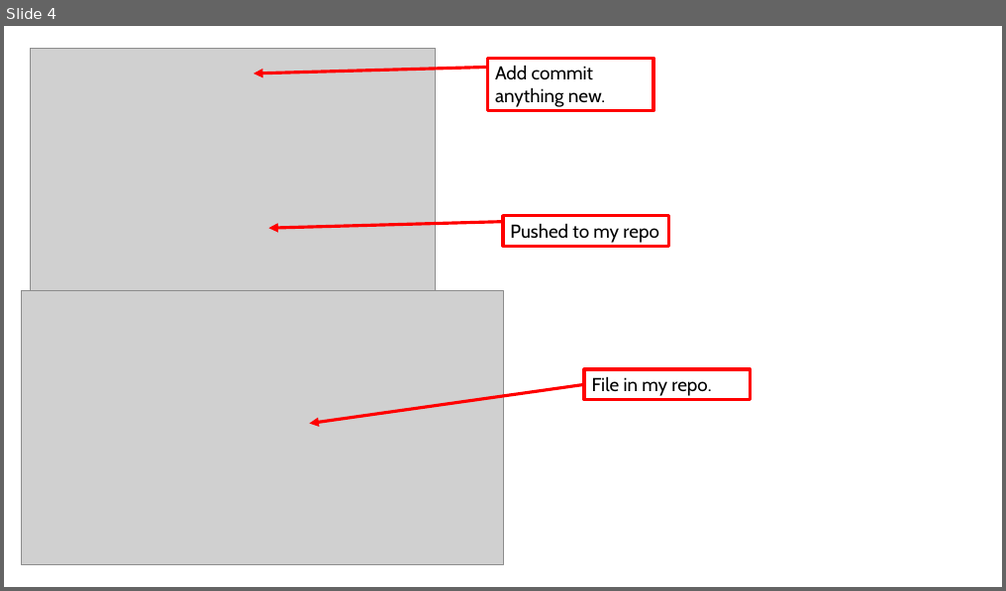
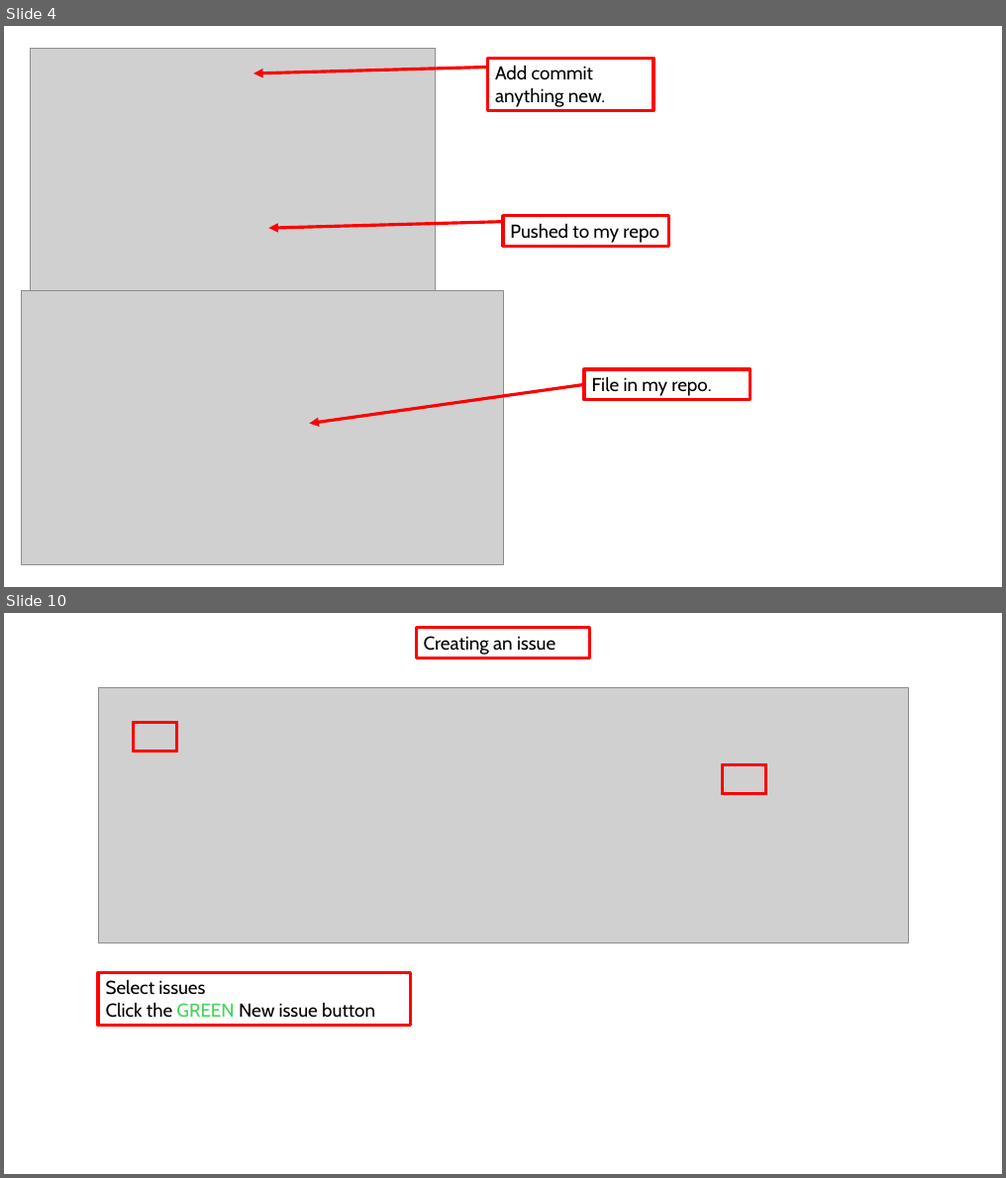
Before and after one commit to ratclst11/SDEV-143-Project, a slide deck: SDEV 143 Project PP.pptx. Shown one above the other, each under a label of ours: slide 4 before the commit, slides 4 and 10 after it; the slides between them are not shown. The pictures are 1006x591 and 1006x1178 pixels, drawn with LibreOffice and Linux fonts; fonts in the diff are those of the drawing; grey boxes stand for pictures. Boxes give left, top, right and bottom in pixels: in the first picture for what was removed or moved away, otherwise in the second. Text is boxed around its words. In the diff, an @@ line names an element or a change of style, - is before the commit and + after.

```diff
--- a/SDEV 143 Project PP.pptx
+++ b/SDEV 143 Project PP.pptx
@@ slide 10 added at (x1=4, y1=613, x2=1002, y2=1174), background #FFFFFF @@
@@ rectangle added at (x1=417, y1=627, x2=590, y2=658), outline #FF0000 3 pt, 18 pt, text #000000 @@
+Creating an issue
@@ picture added at (x1=98, y1=687, x2=908, y2=943) @@
@@ rectangle added at (x1=134, y1=722, x2=177, y2=752), outline #FF0000 3 pt @@
@@ rectangle added at (x1=723, y1=765, x2=766, y2=794), outline #FF0000 3 pt @@
@@ rectangle added at (x1=98, y1=973, x2=411, y2=1026), outline #FF0000 3 pt, 18 pt, text #000000 @@
+Select issues
+Click the GREEN New issue button
```
Also in this commit, not shown: 28 other slides added, 5 slides removed.
